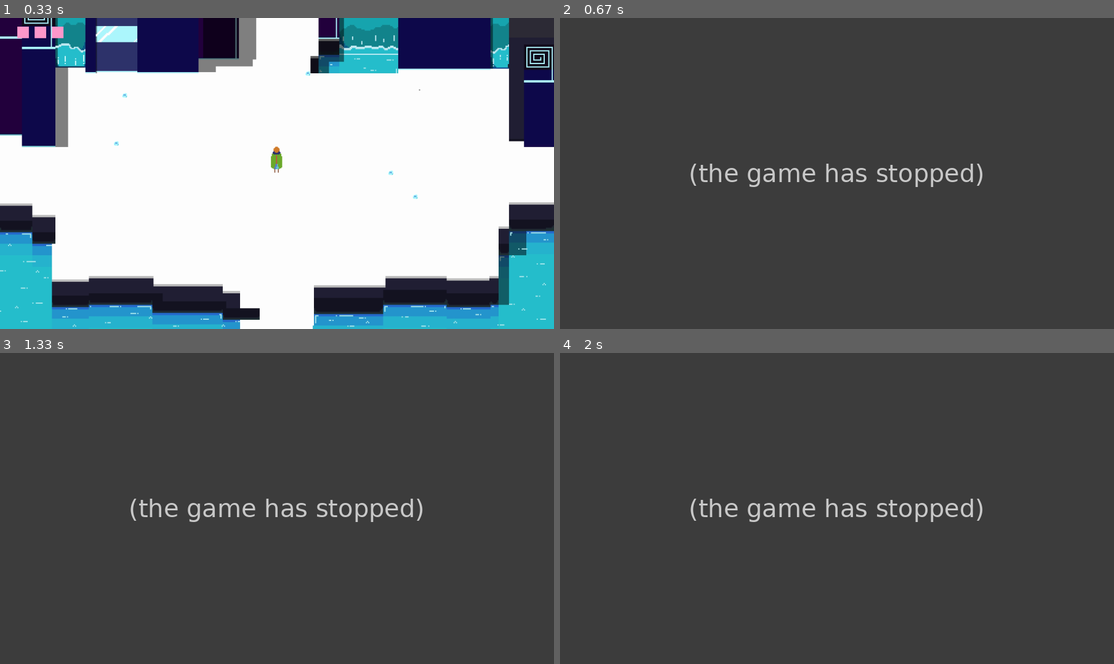
Above: before the commit, frames 1-4 (two rows, left to right).
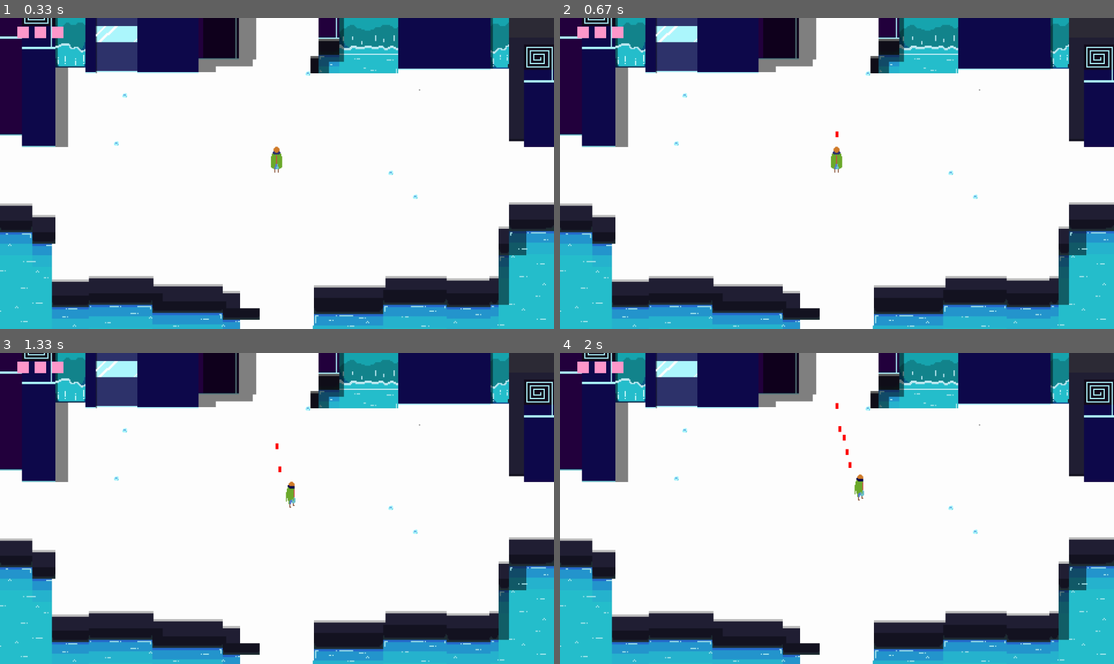
Above: after the commit, the same moments.

Repository: PhantomJJ/pygame-project
Game: pygame game, started from just test.py
The game is run twice, just before and just after one commit, with the same random seed, the same clock (stepped at 60 frames per second) and the same inputs.
Inputs:
- Up to frame 1 (0.33 s): no input
- Up to frame 2 (0.67 s): tap Space at 0.33 s
- Up to frame 3 (1.33 s): tap T at 0.67 s; hold D from 1 s (still down); tap Space at 1.07 s
- Up to frame 4 (2 s): tap Space at 1.37, 1.57, 1.9 s; release D at 1.47 s; hold W 1.5-1.8 s; hold D from 1.83 s (still down)

Frame 1 is identical in both runs. In frame 2, 99% of the frame differs, in the area x 0-100%, y 0-100%; in frame 3, 99%; in frame 4, 99%.
Error before the commit: TypeError: Attack_effect.__init__() missing 6 required positional arguments: 'y', 'width', '...; the game stopped at 0.33 s (later frames are placeholders)

Commit message:
restore old code

Diff:
--- a/just test.py
+++ b/just test.py
@@ -66,10 +66,6 @@
             self.image.set_colorkey(Black)
             self.speedy = -5
 
-
-
-
-
         self.rect.x += self.speedx
         self.rect.y += self.speedy
 
@@ -86,17 +82,9 @@
             self.rect.bottom = Height
 
     def attack(self):
-        attack =Attack_effect(self.rect.centerx,self.rect.top)
-        all_sprites.add(attack)
-        attack_effects.add(attack)
-
-    def rotate(self):
-        mouse_x, mouse_y = pygame.mouse.get_pos()
-        rel_x, rel_y = mouse_x - self.x, mouse_y - self.y
-        angle = (180 / math.pi) * -math.atan2(rel_y, rel_x)
-        self.image = pygame.transform.rotate(self.original_image, int(angle))
-        self.rect = self.image.get_rect(center=self.position)
-
+        attack_effect = Attack_effect(self.rect.centerx,self.rect.top)
+        all_sprites.add(attack_effect)
+        attack_effects.add(attack_effect)
 
 
 
@@ -111,18 +99,6 @@
 
 
 
-
-
-
-
-
-
-
-
-
-
-
-
 class HP1(pygame.sprite.Sprite):
     def __init__(self):
         pygame.sprite.Sprite.__init__(self)
@@ -174,23 +150,31 @@
 
 
 
-class Attack_effect(Seeker):
-    def __init__(self, color, x, y, width, height, speed, targetx,targety):
-        super().__init__(color,x, y, Width, Height,speed)
-        angle = math.atan2(targety-y, targetx-x) #get angle to target in radians
-        print('Angle in degrees:', int(angle*180/math.pi))
-        self.dx = math.cos(angle)*speed
-        self.dy = math.sin(angle)*speed
-        self.x = x
-        self.y = y
-
-
+class Attack_effect(pygame.sprite.Sprite):
+    def __init__(self,x,y):
+        #angle = math.atan2(y, x) #get angle to target in radians
+        #print('Angle in degrees:', int(angle*180/math.pi))
+        #self.dx = math.cos(angle)*speed
+        #self.dy = math.sin(angle)*speed
+        #self.x = x
+        #self.y = y
+        pygame.sprite.Sprite.__init__(self)
+        self.image = pygame.Surface((10,20))
+        self.image.fill(RED)
+        self.rect =self.image.get_rect()
+        self.rect.bottom =y
+        self.rect.centerx =x
+        self.speedy = -10
 
     def update(self):
+        #self.x and self.y are floats (decimals) so I get more accuracy
+        #if I change self.x and y and then convert to an integer for
+        #the rectangle.
+        #self.x = self.x + self.dx
+        #self.y = self.y + self.dy
+        #self.rect.x = int(self.x)
+        #self.rect.y = int(self.y)
         self.rect.y += self.speedy
-        if self.rect.bottom < 0:
-            self.kill
-
 
 
 
@@ -224,10 +208,9 @@
 Game_running = True
 char_hit_status = False
 char_hit_count = 0
-
+speed = 10
 score_p1 = 0
-#font = pygame.font.SysFont("comicsansms", 20)
-#Score_p1 = font.render("Hello, World", True, (0, 128, 0))
+
 
 
 
@@ -238,15 +221,8 @@
         elif event.type == pygame.KEYDOWN:
             if event.key == pygame.K_SPACE:
                 seeker.attack()
-            if event.key == pygame.K_t:
+            elif event.key == pygame.K_t:
                 print("mic on")
-        elif event.type == pygame.MOUSEBUTTONDOWN:
-            x,y = pygame.mouse.get_pos()
-            #print(x,y)
-            a_e = Attack_effect(Black, sq.rect.centerx, sq.rect.centery, 20,20, 20, x,y)
-            attack_effect.append(a_e)
-
-
 
 
         all_sprites.update()
